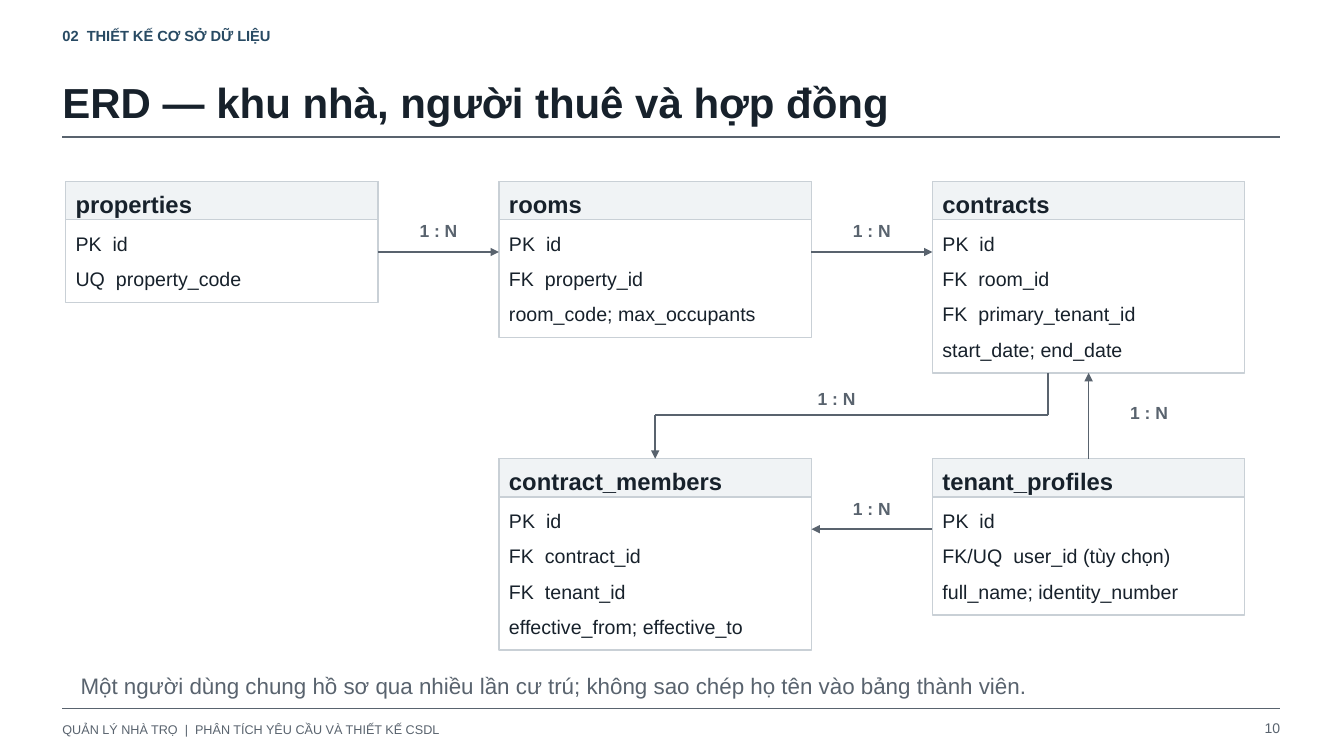
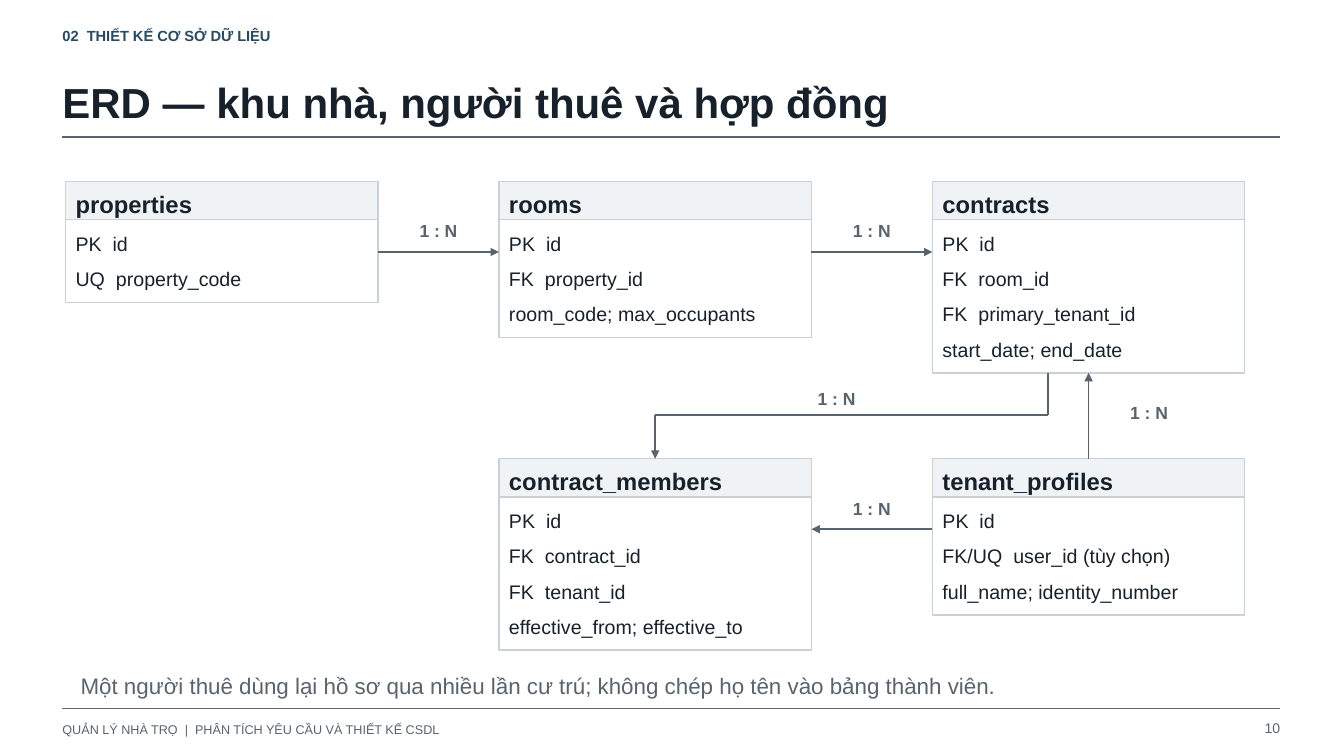
Before and after one commit to hieunofun/quanlytro, a slide deck: slide 10 of docs/thiet-ke-csdl-va-phan-tich-nghiep-vu.pptx. Drawn at 1344x756 pixels with LibreOffice and Linux fonts; fonts in the diff are those of the drawing. Boxes give left, top, right and bottom in pixels: in the first picture for what was removed or moved away, otherwise in the second. Text is boxed around its words. In the diff, an @@ line names an element or a change of style, - is before the commit and + after.

```diff
--- a/docs/thiet-ke-csdl-va-phan-tich-nghiep-vu.pptx
+++ b/docs/thiet-ke-csdl-va-phan-tich-nghiep-vu.pptx
@@ text at box(81, 677, 995, 699): text changed @@
-Một người dùng chung hồ sơ qua nhiều lần cư trú; không sao chép họ tên vào bảng thành viên.
+Một người thuê dùng lại hồ sơ qua nhiều lần cư trú; không chép họ tên vào bảng thành viên.
```
Also in this commit, not shown: 17 other slides changed, 15 other files.
